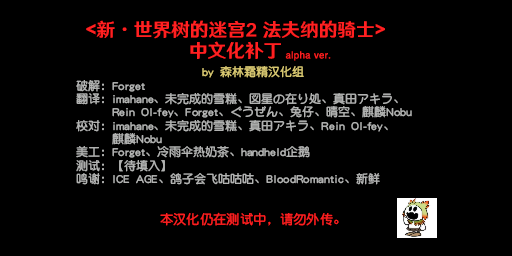
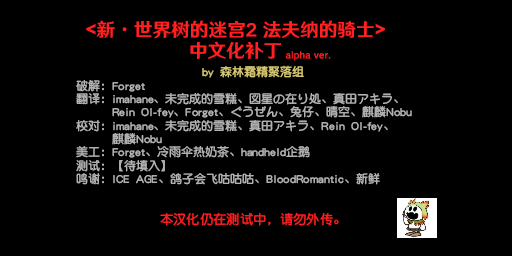
Before/after of a 512×256 layered artwork. What changed in the layer stack:
renamed "by 森林霜精汉化组 破解：Forget 翻译：imahane、未完成的雪糕、図星の在り処、真田アキラ、 Rein" to "by 森林霜精聚落组 破解：Forget 翻译：imahane、未完成的雪糕、図星の在り処、真田アキラ、 Rein", painted on it over [268, 65, 292, 78]
